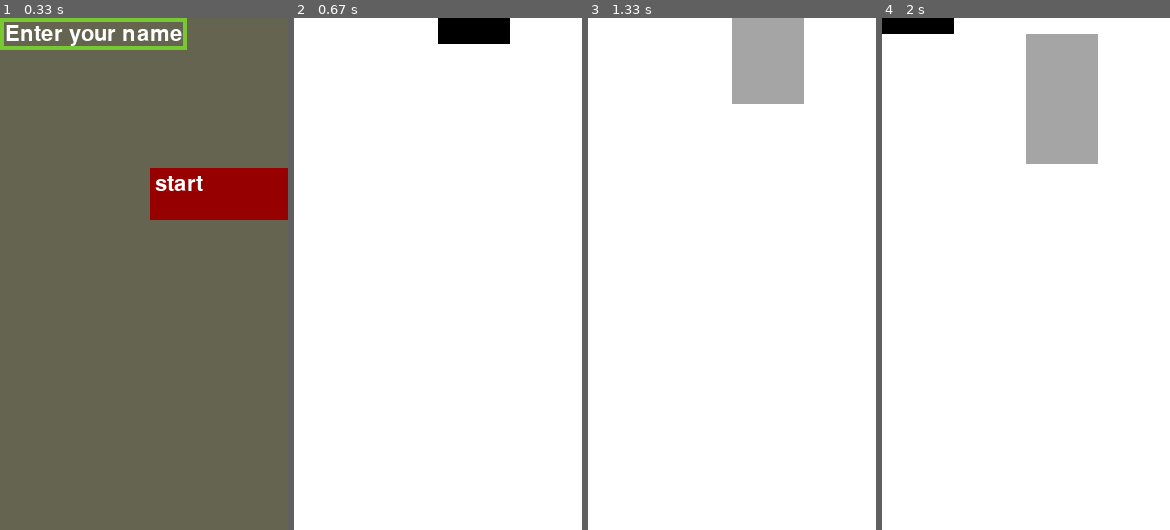
Above: before the commit, frames 1-4 (left to right).
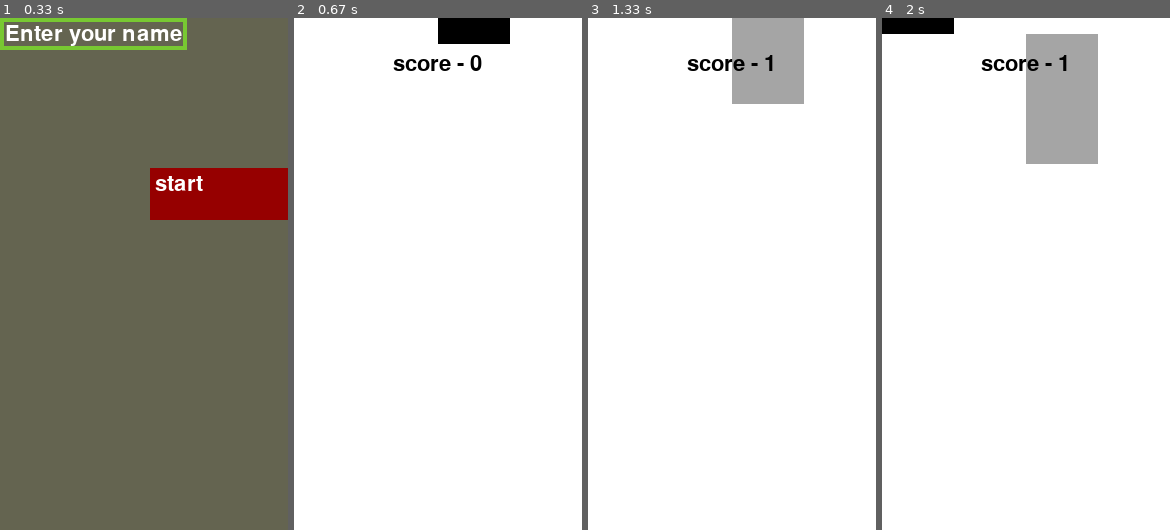
Above: after the commit, the same moments.

Repository: Pkpratik/pygame-class
Game: pygame game, started from piano_tiles/piano.py
Two runs of this game, one before a commit and one after it. Both use one fixed random seed, a clock stepped at 60 frames per second and the inputs below.
Inputs (mouse positions are in pixels of both pictures, inside the frame that each line leads up to):
- Up to frame 1 (0.33 s): no input
- Up to frame 2 (0.67 s): click "start" at 0.38 s
- Up to frame 3 (1.33 s): click (766, 33) at 0.72 s
- Up to frame 4 (2 s): no input

Frame 1 is identical in both runs. In frame 2, 0.4% of the frame differs, in the area x 34-66%, y 7-11%; in frame 3, 0.4%; in frame 4, 0.4%.

Commit message:
added score on screen and 4 sec wait after game over

Diff:
--- a/piano_tiles/piano.py
+++ b/piano_tiles/piano.py
@@ -147,9 +147,14 @@
         speed+=1
 
 
+    # score bar
+    score_surface = base_font.render("score - "+str(score),True,(0,0,0))
+    screen.blit(score_surface,((width-len(("score - "+str(score)))*10)//2,35))
+
 
     scrolling+=speed
     mouseobj.update()
     pygame.display.update()
     clock.tick(fps)
+pygame.time.wait(4000)
 pygame.quit()
